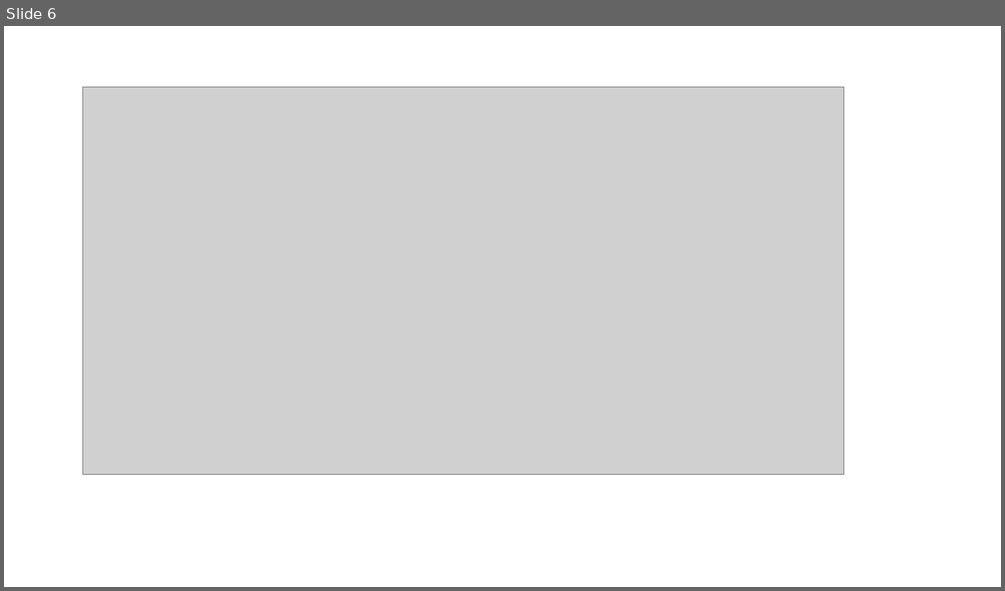
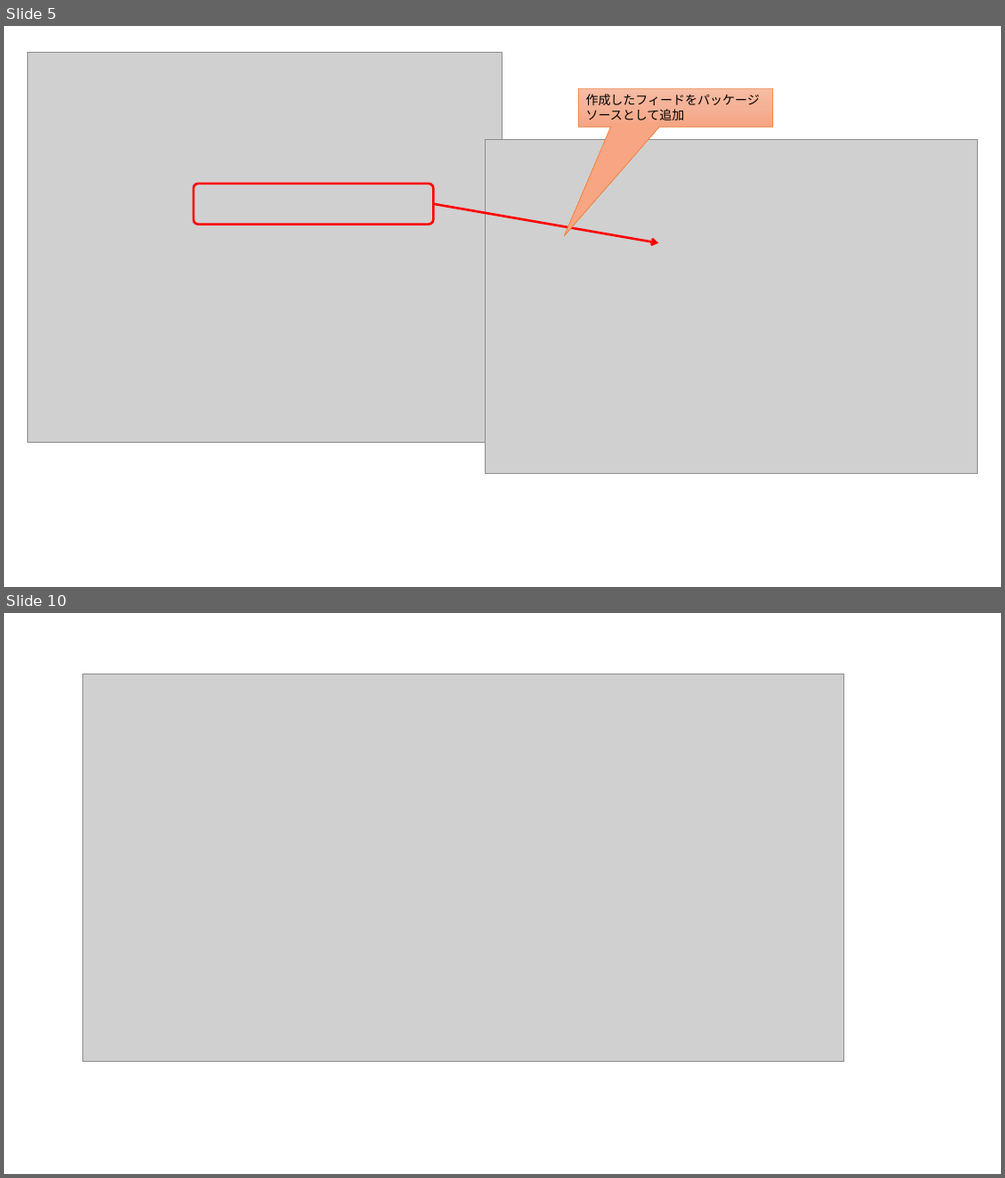
Before and after one commit to ayuina/ainaba-csa-blog, a slide deck: package-management-with-azure-artifacts/images/figures.pptx. Shown one above the other, each under a label of ours: slide 6 before the commit, slides 5 and 10 after it; the slides between them are not shown. The pictures are 1005x591 and 1005x1178 pixels, drawn with LibreOffice and Linux fonts; fonts in the diff are those of the drawing; grey boxes stand for pictures. Boxes give left, top, right and bottom in pixels: in the first picture for what was removed or moved away, otherwise in the second. Text is boxed around its words. In the diff, an @@ line names an element or a change of style, - is before the commit and + after.

```diff
--- a/package-management-with-azure-artifacts/images/figures.pptx
+++ b/package-management-with-azure-artifacts/images/figures.pptx
@@ slide 5 added at [4, 26, 1001, 587], background #FFFFFF @@
@@ picture added at [28, 53, 502, 443] @@
@@ speech box added at [578, 88, 773, 127], fill gradient #F7BDA5 to #F5B196 to #F8A582, outline #ED7D31 0.5 pt, 12 pt, text #000000 @@
+作成したフィードをパッケージソースとして追加
@@ picture added at [485, 140, 977, 473] @@
@@ rounded rectangle added at [194, 184, 433, 224], outline #FF0000 2.25 pt @@
@@ arrow added from (433, 204) to (658, 243), #FF0000 2.25 pt @@
@@ what was slide 6 is now slide 10 @@
```
Also in this commit, not shown: 4 other slides added, 1 slide removed, 2 other files.
